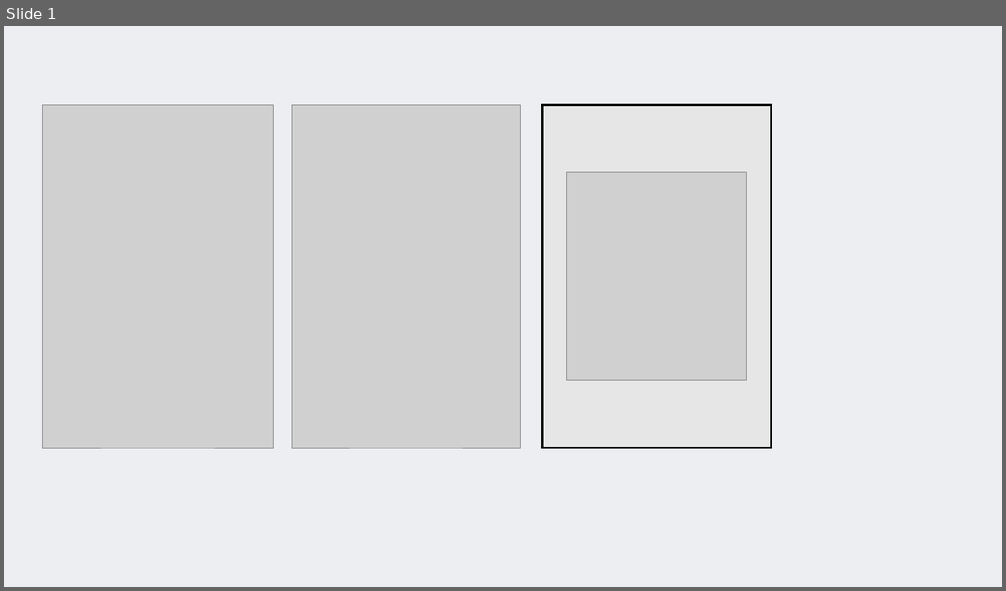
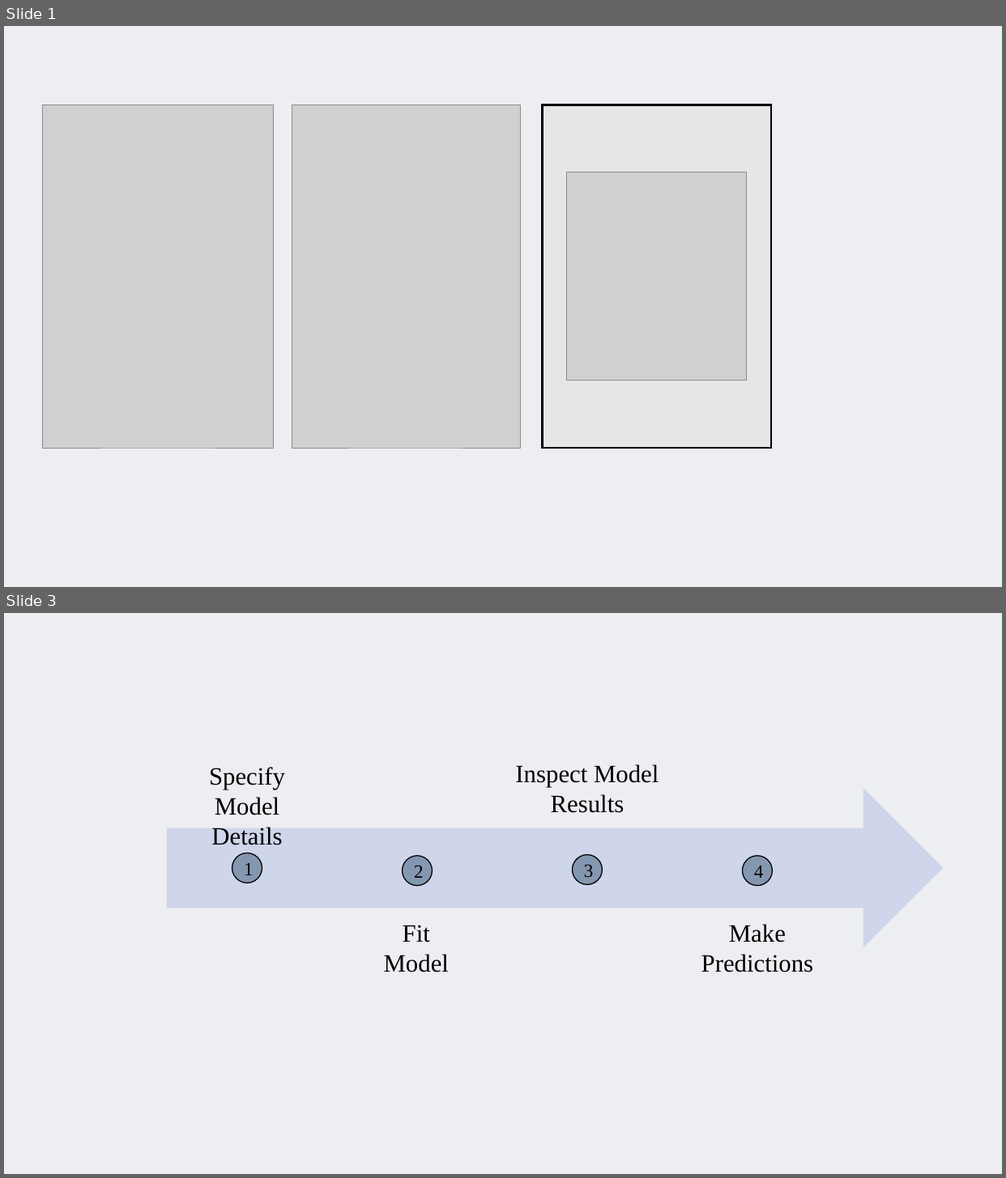
Before and after one commit to SMaRTWorkshops/mlr, a slide deck: figs/sw_figs.pptx. Shown one above the other, each under a label of ours: slide 1 before the commit, slides 1 and 3 after it; the slides between them are not shown. The pictures are 1006x591 and 1006x1178 pixels, drawn with LibreOffice and Linux fonts; fonts in the diff are those of the drawing; grey boxes stand for pictures. Boxes give left, top, right and bottom in pixels: in the first picture for what was removed or moved away, otherwise in the second. Text is boxed around its words. In the diff, an @@ line names an element or a change of style, - is before the commit and + after.

```diff
--- a/figs/sw_figs.pptx
+++ b/figs/sw_figs.pptx
@@ slide 3 added at (4,613,1002,1174), background #ECEEF1 @@
@@ group added at (167,764,943,973): 4 texts, 4 ellipses, 1 right arrow @@
+Specify Model Details
+Fit Model
+Make Predictions
+Inspect Model Results
+1
+2
+3
+4
```
Also in this commit, not shown: 1 slide changed, 20 other files.
